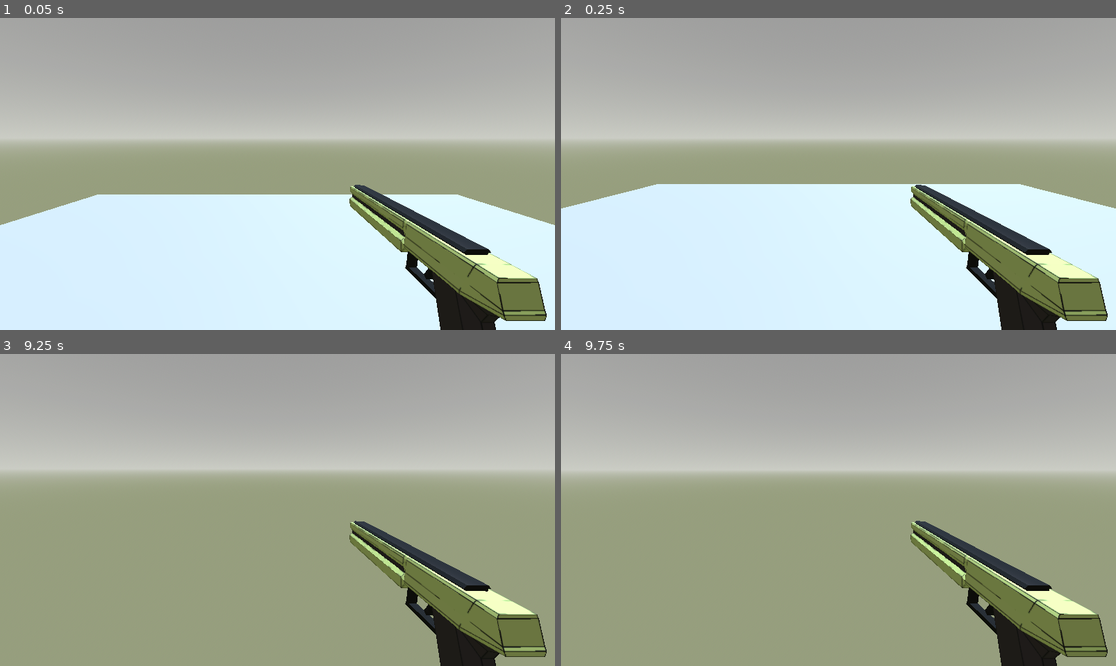
Above: before the commit, frames 1-4 (two rows, left to right).
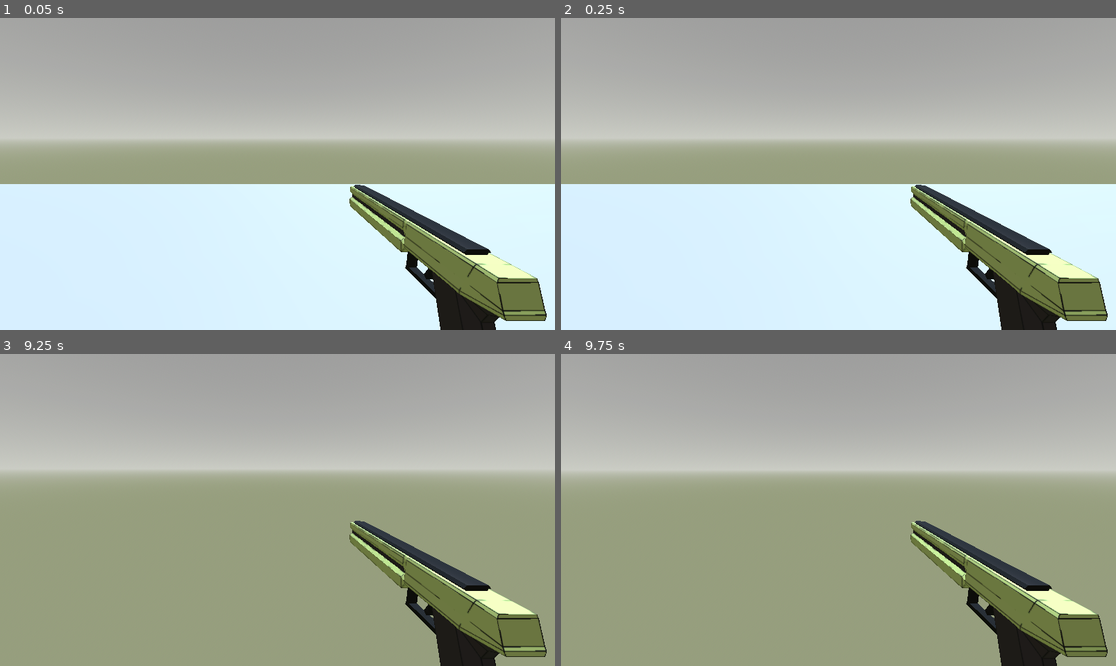
Above: after the commit, the same moments.

Repository: KeefirKeefir/GameJam24
Game: Godot game, scene res://scenes/floor.tscn
The game is run twice, just before and just after one commit, with the same random seed, the same clock (stepped at 60 frames per second) and the same inputs.
Inputs (mouse positions are in pixels of both pictures, inside the frame that each line leads up to):
- Up to frame 1 (0.05 s): no input
- Up to frame 2 (0.25 s): no input
- Up to frame 3 (9.25 s): tap Enter at 0.5, 2, 3.5 s; move the mouse to (305, 510) at 0.52 s; hold W (forward) 0.53-5.78 s; tap Space (jump) at 0.77, 1.25, 1.52, 2.75, 3.02, 3.77, 4.25, 4.52, 6.02, 6.77, 7.52, 9.02 s; move the mouse to (249, 510) at 1.27 s; move the mouse to (288, 503) at 2.02 s; move the mouse to (271, 516) at 2.77 s; move the mouse to (316, 513) at 3.52 s; move the mouse to (233, 506) at 4.27 s; move the mouse to (283, 510) at 5.02 s; move the mouse to (255, 503) at 5.77 s; hold D (right) 5.78-6.53 s; move the mouse to (305, 510) at 6.52 s; hold W (forward) 6.53-8.78 s; move the mouse to (249, 510) at 7.27 s; move the mouse to (288, 503) at 8.02 s; move the mouse to (271, 516) at 8.77 s; hold A (left) from 8.78 s (still down)
- Up to frame 4 (9.75 s): move the mouse to (877, 513) at 9.52 s; release A (left) at 9.53 s; hold W (forward) from 9.53 s (still down)

The runs differ from the first frame. In frame 1, 5.0% of the frame differs, in the area x 0-100%, y 53-97%; in frame 2, 1.4%; in frame 3, less than 0.1%; in frame 4, less than 0.1%.

Commit message:
commit checkpoint

Diff:
--- a/project.godot
+++ b/project.godot
@@ -17,6 +17,38 @@
 
 [input]
 
+ui_left={
+"deadzone": 0.5,
+"events": [Object(InputEventKey,"resource_local_to_scene":false,"resource_name":"","device":0,"window_id":0,"alt_pressed":false,"shift_pressed":false,"ctrl_pressed":false,"meta_pressed":false,"pressed":false,"keycode":4194319,"physical_keycode":0,"key_label":0,"unicode":0,"location":0,"echo":false,"script":null)
+, Object(InputEventJoypadButton,"resource_local_to_scene":false,"resource_name":"","device":0,"button_index":13,"pressure":0.0,"pressed":false,"script":null)
+, Object(InputEventJoypadMotion,"resource_local_to_scene":false,"resource_name":"","device":0,"axis":0,"axis_value":-1.0,"script":null)
+, Object(InputEventKey,"resource_local_to_scene":false,"resource_name":"","device":-1,"window_id":0,"alt_pressed":false,"shift_pressed":false,"ctrl_pressed":false,"meta_pressed":false,"pressed":false,"keycode":0,"physical_keycode":65,"key_label":0,"unicode":97,"location":0,"echo":false,"script":null)
+]
+}
+ui_right={
+"deadzone": 0.5,
+"events": [Object(InputEventKey,"resource_local_to_scene":false,"resource_name":"","device":0,"window_id":0,"alt_pressed":false,"shift_pressed":false,"ctrl_pressed":false,"meta_pressed":false,"pressed":false,"keycode":4194321,"physical_keycode":0,"key_label":0,"unicode":0,"location":0,"echo":false,"script":null)
+, Object(InputEventJoypadButton,"resource_local_to_scene":false,"resource_name":"","device":0,"button_index":14,"pressure":0.0,"pressed":false,"script":null)
+, Object(InputEventJoypadMotion,"resource_local_to_scene":false,"resource_name":"","device":0,"axis":0,"axis_value":1.0,"script":null)
+, Object(InputEventKey,"resource_local_to_scene":false,"resource_name":"","device":-1,"window_id":0,"alt_pressed":false,"shift_pressed":false,"ctrl_pressed":false,"meta_pressed":false,"pressed":false,"keycode":0,"physical_keycode":68,"key_label":0,"unicode":100,"location":0,"echo":false,"script":null)
+]
+}
+ui_up={
+"deadzone": 0.5,
+"events": [Object(InputEventKey,"resource_local_to_scene":false,"resource_name":"","device":0,"window_id":0,"alt_pressed":false,"shift_pressed":false,"ctrl_pressed":false,"meta_pressed":false,"pressed":false,"keycode":4194320,"physical_keycode":0,"key_label":0,"unicode":0,"location":0,"echo":false,"script":null)
+, Object(InputEventJoypadButton,"resource_local_to_scene":false,"resource_name":"","device":0,"button_index":11,"pressure":0.0,"pressed":false,"script":null)
+, Object(InputEventJoypadMotion,"resource_local_to_scene":false,"resource_name":"","device":0,"axis":1,"axis_value":-1.0,"script":null)
+, Object(InputEventKey,"resource_local_to_scene":false,"resource_name":"","device":-1,"window_id":0,"alt_pressed":false,"shift_pressed":false,"ctrl_pressed":false,"meta_pressed":false,"pressed":false,"keycode":0,"physical_keycode":87,"key_label":0,"unicode":119,"location":0,"echo":false,"script":null)
+]
+}
+ui_down={
+"deadzone": 0.5,
+"events": [Object(InputEventKey,"resource_local_to_scene":false,"resource_name":"","device":0,"window_id":0,"alt_pressed":false,"shift_pressed":false,"ctrl_pressed":false,"meta_pressed":false,"pressed":false,"keycode":4194322,"physical_keycode":0,"key_label":0,"unicode":0,"location":0,"echo":false,"script":null)
+, Object(InputEventJoypadButton,"resource_local_to_scene":false,"resource_name":"","device":0,"button_index":12,"pressure":0.0,"pressed":false,"script":null)
+, Object(InputEventJoypadMotion,"resource_local_to_scene":false,"resource_name":"","device":0,"axis":1,"axis_value":1.0,"script":null)
+, Object(InputEventKey,"resource_local_to_scene":false,"resource_name":"","device":-1,"window_id":0,"alt_pressed":false,"shift_pressed":false,"ctrl_pressed":false,"meta_pressed":false,"pressed":false,"keycode":0,"physical_keycode":83,"key_label":0,"unicode":115,"location":0,"echo":false,"script":null)
+]
+}
 left={
 "deadzone": 0.5,
 "events": [Object(InputEventKey,"resource_local_to_scene":false,"resource_name":"","device":-1,"window_id":0,"alt_press …(191 unchanged characters)…
--- a/scenes/floor.tscn
+++ b/scenes/floor.tscn
@@ -17,10 +17,10 @@
 glow_enabled = true
 
 [sub_resource type="BoxShape3D" id="BoxShape3D_secuh"]
-size = Vector3(20, 1, 20)
+size = Vector3(1000, 1, 1000)
 
 [sub_resource type="BoxMesh" id="BoxMesh_8i8i8"]
-size = Vector3(20, 1, 20)
+size = Vector3(1000, 1, 20)
 
 [node name="StaticBody3D" type="StaticBody3D"]
 transform = Transform3D(1, 0, 0, 0, 1, 0, 0, 0, 1, 0, -0.5, 0)
@@ -43,4 +43,3 @@
 mesh = SubResource("BoxMesh_8i8i8")
 
 [node name="Player" parent="." instance=ExtResource("1_y876f")]
-transform = Transform3D(1, 0, 0, 0, 1, 0, 0, 0, 1, 0, 1.15682, 0)
--- a/scenes/player.tscn
+++ b/scenes/player.tscn
@@ -1,9 +1,7 @@
-[gd_scene load_steps=9 format=3 uid="uid://ddn3gi1k5ock8"]
+[gd_scene load_steps=7 format=3 uid="uid://ddn3gi1k5ock8"]
 
 [ext_resource type="Script" path="res://scripts/player.gd" id="1_wxbg3"]
-[ext_resource type="PackedScene" uid="uid://dpk8kg8331frq" path="res://assets/blasterA.glb" id="2_10p0m"]
 [ext_resource type="Script" path="res://scripts/camera_control.gd" id="2_bbeqo"]
-[ext_resource type="Script" path="res://scenes/navigation.gd" id="3_0on3f"]
 [ext_resource type="Script" path="res://scripts/movement.gd" id="4_vms48"]
 [ext_resource type="PackedScene" uid="uid://bkwu42a4cxmea" path="res://scenes/gunstetstscn.tscn" id="5_pesc3"]
 
@@ -34,14 +32,6 @@
 [node name="MeshInstance3D" type="MeshInstance3D" parent="TwistPivot/PitchPivot/CameraController/Camera3D"]
 mesh = SubResource("PlaceholderMesh_1b80v")
 
-[node name="blasterA2" parent="TwistPivot/PitchPivot/CameraController/Camera3D/MeshInstance3D" instance=ExtResource("2_10p0m")]
-transform = Transform3D(1, 0, 0, 0, 1, 0, 0, 0, 1, 0.25, -0.25, -0.5)
-visible = false
-
 [node name="MeshInstance3D2" parent="TwistPivot/PitchPivot/CameraController/Camera3D/MeshInstance3D" instance=ExtResource("5_pesc3")]
 transform = Transform3D(-2.18557e-09, 0, 0.05, 0.00809397, 0.0493405, 3.53799e-10, -0.0493405, 0.00809397, -2.15674e-09, 0.411226, -0.244954, -0.693282)
 skeleton = NodePath("../..")
-
-[node name="NavigationAgent3D" type="NavigationAgent3D" parent="."]
-debug_enabled = true
-script = ExtResource("3_0on3f")
--- a/scripts/camera_control.gd
+++ b/scripts/camera_control.gd
@@ -12,7 +12,7 @@
 @onready var camera := $PitchPivot/CameraController/Camera3D  # Reference to the camera (child of pitch pivot)
 
 # Called every frame. 'delta' is the elapsed time since the previous frame.
-func _process(delta: float) -> void:
+func _process(_delta: float) -> void:
 	# Check for mouse mode toggle
 	if Input.is_action_just_pressed("ui_cancel"):
 		Input.set_mouse_mode(Input.MOUSE_MODE_VISIBLE)
--- a/scripts/player.gd
+++ b/scripts/player.gd
@@ -10,7 +10,7 @@
 @onready var movement_node := $Movement
 
 func _physics_process(delta:float):
-	var input_vector = Input.get_vector("left", "right", "forward", "back")
+	var input_vector = Input.get_vector("ui_left", "ui_right", "ui_up", "ui_down")
 
 	# Apply movement and gravity through Movement node
 	movement_node.apply_gravity(gravity, delta)
Binary file removed: assets/blasterA.glb
Not shown, removed: assets/blasterA.glb.import
Not shown: 1 places in scenes/trainWagon.tscn that only renumber resources
